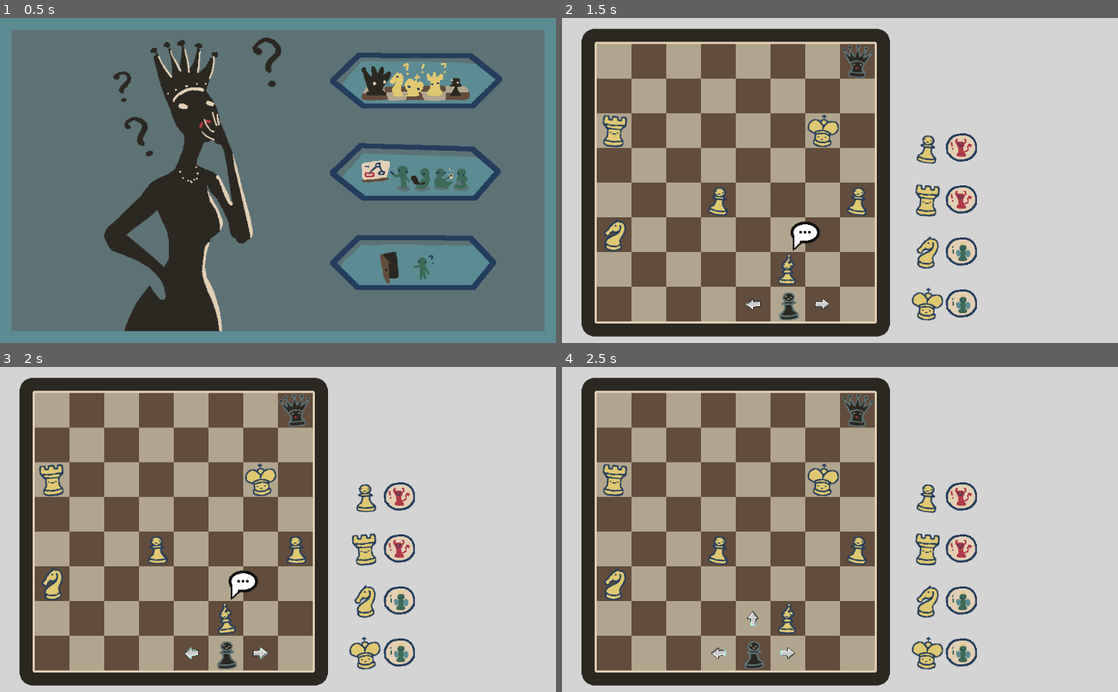
Above: before the commit, frames 1-4 (two rows, left to right).
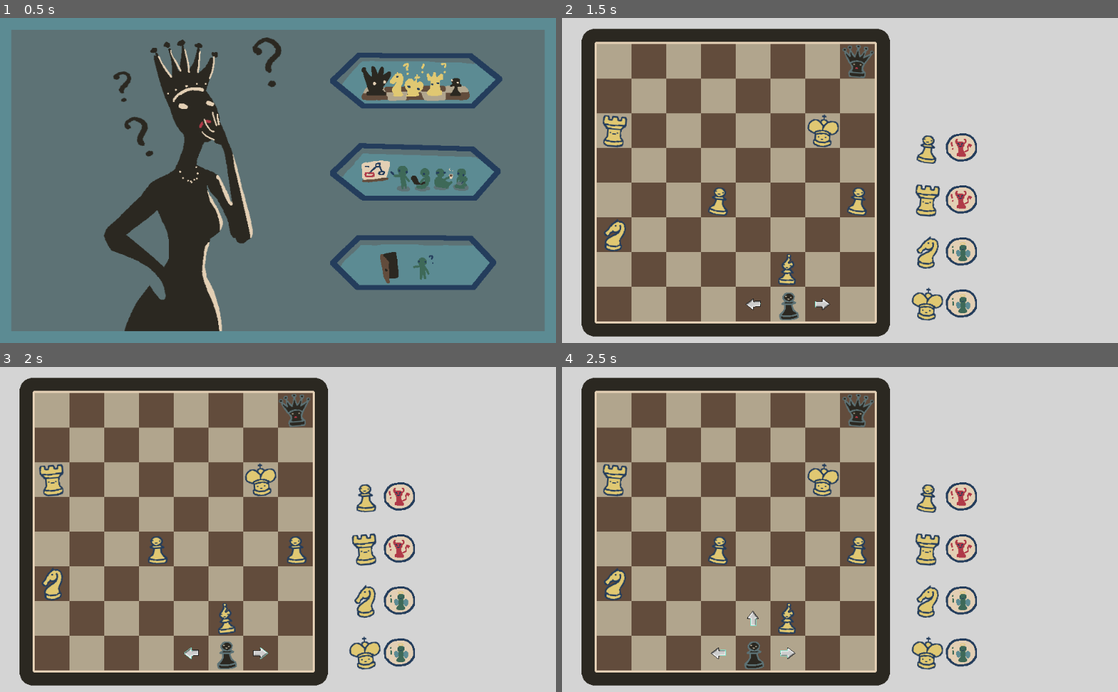
Above: after the commit, the same moments.

Repository: Windastella/ScribbleJam
Game: Godot game, scene res://Scenes/Main.tscn
The game is run twice, just before and just after one commit, with the same random seed, the same clock (stepped at 60 frames per second) and the same inputs.
Inputs (mouse positions are in pixels of both pictures, inside the frame that each line leads up to):
- Up to frame 1 (0.5 s): no input
- Up to frame 2 (1.5 s): click (979, 79) at 0.5 s; move the mouse to (789, 304) at 1.27 s; click (789, 304) at 1.42 s
- Up to frame 3 (2 s): no input
- Up to frame 4 (2.5 s): move the mouse to (751, 653) at 2.02 s; click (751, 653) at 2.17 s

Frame 1 is identical in both runs. In frame 2, 0.3% of the frame differs, in the area x 33-47%, y 62-90%; in frame 3, 0.3%, in the area x 33-49%, y 62-90%; in frame 4, less than 0.1%.

Commit message:
main menu sound

Diff:
--- a/Scenes/Main.tscn
+++ b/Scenes/Main.tscn
@@ -57,7 +57,7 @@
 
 [node name="main_menu_questions" type="Sprite" parent="CanvasLayer/Menu"]
 position = Vector2( 368, 144 )
-rotation = -0.15708
+rotation = 0.15708
 scale = Vector2( 1.22222, 0.986784 )
 texture = ExtResource( 5 )
 
--- a/Scenes/Player.tscn
+++ b/Scenes/Player.tscn
@@ -118,7 +118,7 @@
 
 [node name="Sprite" type="AnimatedSprite" parent="Arrows/Right"]
 frames = SubResource( 22 )
-frame = 17
+frame = 19
 speed_scale = 5.0
 playing = true
 
@@ -131,7 +131,7 @@
 [node name="Sprite" type="AnimatedSprite" parent="Arrows/Left"]
 rotation = 3.14159
 frames = SubResource( 22 )
-frame = 15
+frame = 17
 speed_scale = 5.0
 playing = true
 
@@ -144,7 +144,7 @@
 [node name="Sprite" type="AnimatedSprite" parent="Arrows/Up"]
 rotation = -1.5708
 frames = SubResource( 22 )
-frame = 16
+frame = 18
 speed_scale = 5.0
 playing = true
 
@@ -167,5 +167,3 @@
 [connection signal="body_entered" from="Arrows/Up" to="." method="_on_Up_body_entered"]
 [connection signal="body_exited" from="Arrows/Up" to="." method="_on_Up_body_exited"]
 [connection signal="input_event" from="Arrows/Up" to="." method="_on_Up_input_event"]
-[connection signal="body_entered" from="Arrows/Down" to="." method="_on_Down_body_entered"]
-[connection signal="body_exited" from="Arrows/Down" to="." method="_on_Down_body_exited"]
--- a/Scripts/Main.gd
+++ b/Scripts/Main.gd
@@ -34,6 +34,7 @@
 
 
 func _on_Start_pressed():
+	_remove_level();
 	_init_level(initial_scene);
 	$CanvasLayer/Menu.hide();
 	$Music.stop();
--- a/Scripts/Player.gd
+++ b/Scripts/Player.gd
@@ -79,22 +79,22 @@
 func _on_Up_body_entered(body):
 	$Arrows/Up.hide();
 	$Arrows/Up.input_pickable = false;
-	_display_interaction(body);
+	#_display_interaction(body);
 
 func _on_Up_body_exited(body):
 	$Arrows/Up.show();
 	$Arrows/Up.input_pickable = true;
-	_hide_interaction(body)
+	#_hide_interaction(body)
 
 func _on_Down_body_entered(body):
 	$Arrows/Down.hide();
 	$Arrows/Down.input_pickable = false;
-	_display_interaction(body);
+	#_display_interaction(body);
 
 func _on_Down_body_exited(body):
 	$Arrows/Down.show();
 	$Arrows/Down.input_pickable = true;
-	_hide_interaction(body)
+	#_hide_interaction(body)
 
 
 func play_move_sound():
